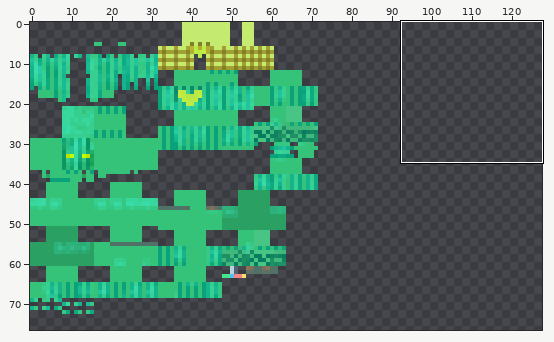
Sprite sheet -- common/src/main/resources/assets/roundabout/textures/stand/walking_heart/verdant.png. The picture above shows the old version from afar; the outline marks the close-up.
Close-up. The starting point:
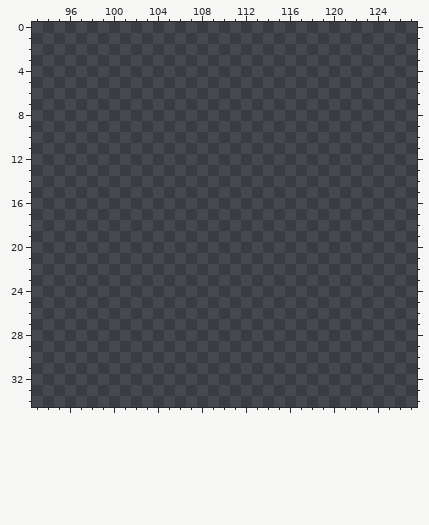
The file is 128x128 pixels. Pixels under 10% opacity are left out. Colours within 5 levels of each other are drawn and written as one. Shown: x 93..127, y 0..34. The wide view leaves out empty margins.
Once edited:
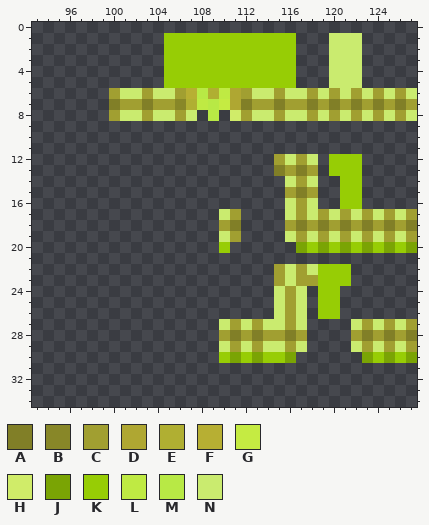
Palette (. is transparent): A #817f27  B #888728  C #a19f31  D #afa732  E #b0af32  F #b7af33  G #c5eb42  H #d0ec69  J #7aa404  K #97cd05  L #bfea43  M #b8e945  N #caeb6f
Difference:
The edit adds colour A in row 7 at x 100, 103, 112, 115, 118, 120, 122, 124 and 126; in row 13 at x 115 and 117; in row 15 at x 117; in row 18 at x 111, 117, 119, 121, 123, 125 and 127; in row 28 at x 111, 113, 116, 123, 125 and 127.
The edit adds colour B in row 7 at x 106.
The edit adds colour C in row 6 at x 100, 103, 106, 112, 115, 118, 120, 122, 124 and 126; in row 7 at x 101 to 102, 104 to 105, 113 to 114, 116 to 117, 119, 121, 123, 125 and 127; in row 8 at x 100, 103, 106, 112, 115, 118, 120, 122, 124 and 126; in row 12 at x 115 and 117; in row 13 at x 116 and 118; in row 14 at x 117.
The edit adds colour C in row 15 at x 116 and 118; in row 16 at x 117; in row 17 at x 111, 117, 119, 121, 123, 125 and 127; in row 18 at x 110, 116, 118, 120, 122, 124 and 126; in row 19 at x 111, 117, 119, 121, 123, 125 and 127; in row 22 at x 115 and 117.
The edit adds colour C in row 23 at x 115 and 117 to 118; in rows 24 to 26 at x 116; in row 27 at x 111, 113, 116, 123, 125 and 127; in row 28 at x 110, 112, 114 to 115, 117, 122, 124 and 126; in row 29 at x 111, 113, 116, 123, 125 and 127.
The edit adds colour D in rows 6 to 7 at x 111.
The edit adds colour E in row 6 at x 109; in row 7 at x 107.
The edit adds colour F in row 6 at x 107.
The edit adds colour G in row 7 at x 110.
The edit adds colour H in row 8 at x 111.
The edit adds colour J in row 20 at x 117, 119, 121, 123, 125 and 127; in row 30 at x 111, 113, 116, 123, 125 and 127.
The edit adds colour K in rows 1 to 5 at x 105 to 116; in rows 12 to 13 at x 120 to 122; in rows 14 to 16 at x 121 to 122; in row 20 at x 110, 118, 120, 122, 124 and 126; in rows 22 to 23 at x 119 to 121; in rows 24 to 26 at x 119 to 120.
The edit adds colour K in row 30 at x 110, 112, 114 to 115, 124 and 126.
The edit adds colour L in row 6 at x 110; in row 7 at x 108.
The edit adds colour M in row 6 at x 108; in rows 7 to 8 at x 109.
The edit adds colour N in rows 1 to 5 at x 120 to 122; in row 6 at x 101 to 102, 104 to 105, 113 to 114, 116 to 117, 119, 121, 123, 125 and 127; in row 8 at x 101 to 102, 104 to 105, 107, 113 to 114, 116 to 117, 119, 121, 123, 125 and 127; in row 12 at x 116 and 118; in row 14 at x 116 and 118; in row 16 at x 116 and 118.
The edit adds colour N in row 17 at x 110, 116, 118, 120, 122, 124 and 126; in row 19 at x 110, 116, 118, 120, 122, 124 and 126; in row 22 at x 116 and 118; in row 23 at x 116; in rows 24 to 26 at x 115 and 117; in row 27 at x 110, 112, 114 to 115, 117, 122, 124 and 126.
The edit adds colour N in row 29 at x 110, 112, 114 to 115, 117, 122, 124 and 126.
Where, in picture pixels (left, top, right, bottom), the same in both close-ups:
added: (109, 33, 417, 121)
added: (219, 154, 417, 363)
